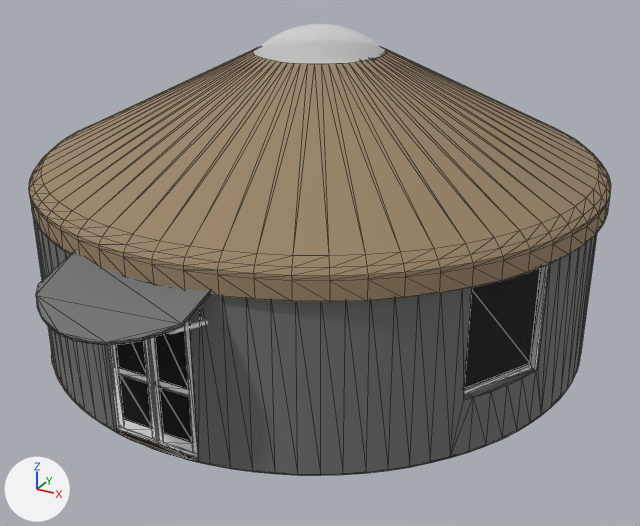
What one commit did to the glTF model public/models/yurt-10m/exterior.glb.
Before and after are seen from a camera (50 mm lens) standing at (7.51, -13.61, 7.97) and looking at (0.49, -0.85, 1.59). Every picture has the same lights, and +X, +Y and +Z are marked at lower left. The older version comes first. Mesh edges are drawn as thin lines on the coarser meshes. Where no turn or scale is listed for an object, it has been applied to the vertices. Vertices at exactly the same position are counted once.

The first picture shows 'Charcoal Blue1', 'Floor', 'Glass', 'Roof cover', 'Wall cover', '[Translucent Glass Sky Reflection]2' and 1 more.
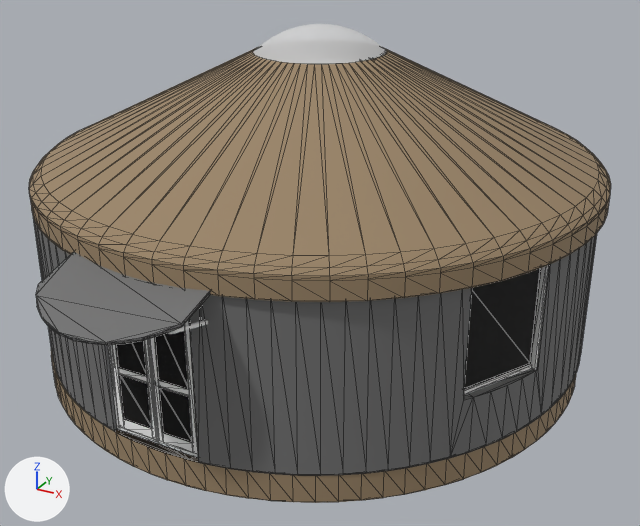
Where the newer file only moved an object's origin or applied its transform, the numbers keep the older frame.

Boxes (x1, y1, x2, y2) around the edits, measured in the pictures (640 x 526 px):
'Base', added (brown)
    after: (51, 349, 576, 503)
'Floor', reshaped (not visible afterwards)
    before: (51, 349, 526, 464)
part 1 of me_floor, reshaped (mostly hidden)
    before: (57, 375, 526, 464)

Diff of the bpy script that builds the scene:
```diff
--- a/public/models/yurt-10m/exterior.glb.py
+++ b/public/models/yurt-10m/exterior.glb.py
@@ img_image_0 @@
+img_image_0 = load_image('Image_0', '_unpacked/Image_0', 512, 512, 'sRGB')
@@ mat_floor @@
+mat_floor = principled_material('Floor')
+mat_floor.texture = img_image_0
+mat_floor.roughness = 0.8
@@ me_floor @@
 # used by ob_floor; location = (-0.05, -0.03, 0.0)
-me_floor.from_pydata(...)  # 329 vertices, 308 faces; spans x -5.01..5.01, y -5.0..5.0, z 0.0
-me_floor.materials.append(mat_roof_cover)
+me_floor.from_pydata(...)  # 97 vertices, 95 faces; spans x -4.79..4.82, y -4.81..4.81, z 0.0
+# me_floor part 1
+# 100 vertices are removed from x -4.98..5.01, y -5.0..5.0, z 0.0
+# 196 faces are deleted
+# 2 vertices are added at (-4.07, 2.55, 0.0), (3.79, 2.97, 0.0)
+# 95 new faces join them
+# other edits to the shape of me_floor do not show in these pictures
+me_floor.materials.append(mat_floor)  # picture img_image_0
@@ me_base @@
+me_base.from_pydata(...)  # 434 vertices, 593 faces; spans x -5.01..5.01, y -5.0..5.0, z -0.25..0.25
+me_base.materials.append(mat_roof_cover)
@@ ob_base @@
+ob_base = bpy.data.objects.new('Base', me_base)
+ob_base.location = (-0.05, -0.03, -0.24)
```
